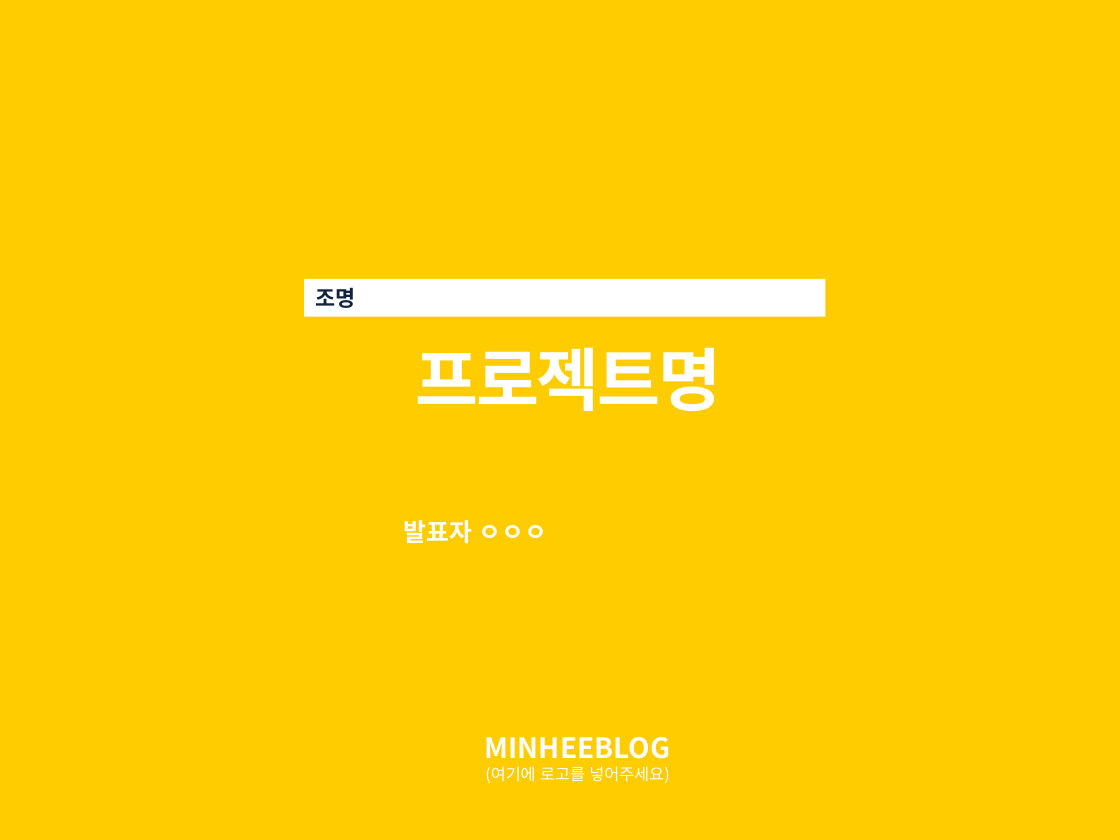
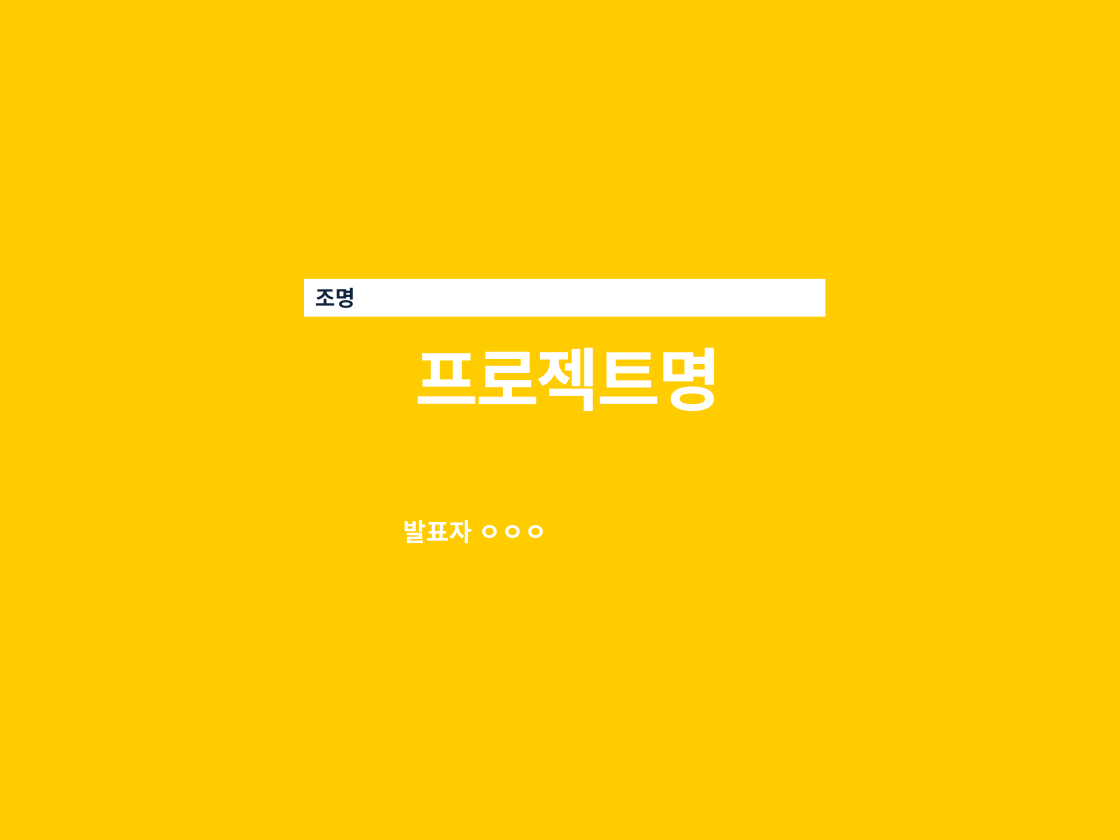
Before and after one commit to soothingni/PROJECT1, a slide deck: slide 1 of 치즈.pptx. Drawn at 1120x840 pixels with LibreOffice and Linux fonts; fonts in the diff are those of the drawing. Boxes give left, top, right and bottom in pixels: in the first picture for what was removed or moved away, otherwise in the second. Text is boxed around its words. In the diff, an @@ line names an element or a change of style, - is before the commit and + after.

```diff
--- a/치즈.pptx
+++ b/치즈.pptx
@@ text removed at <box>485,737,670,783</box> @@
-MINHEEBLOG
-(여기에 로고를 넣어주세요)
```
Also in this commit, not shown: 21 other slides changed, 20 slides added.
